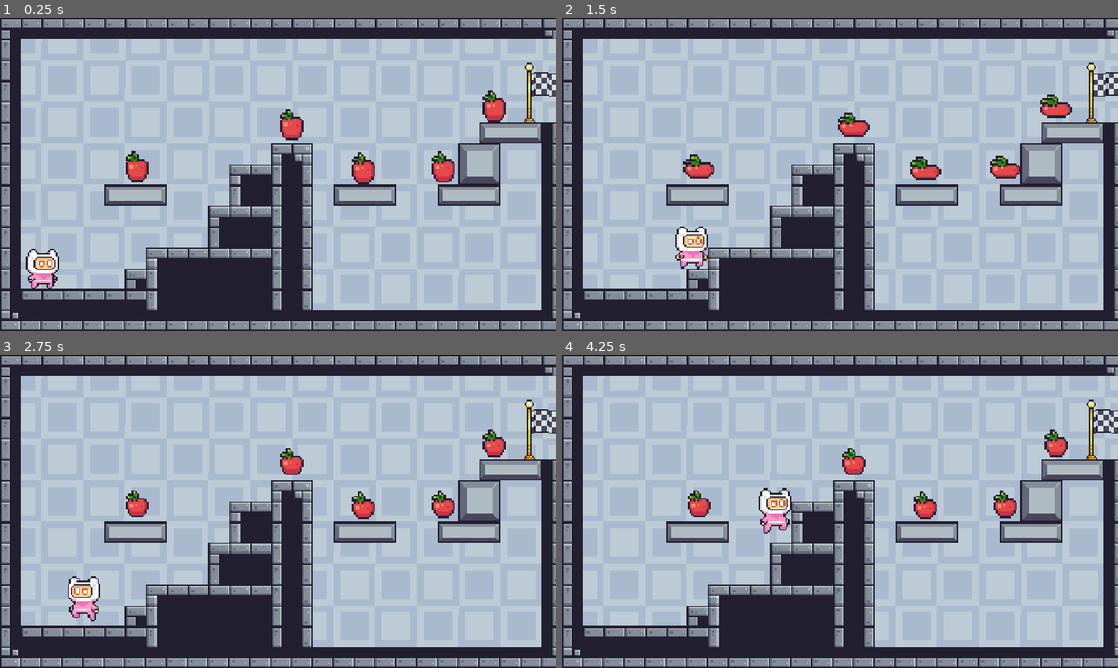
Above: before the commit, frames 1-4 (two rows, left to right).
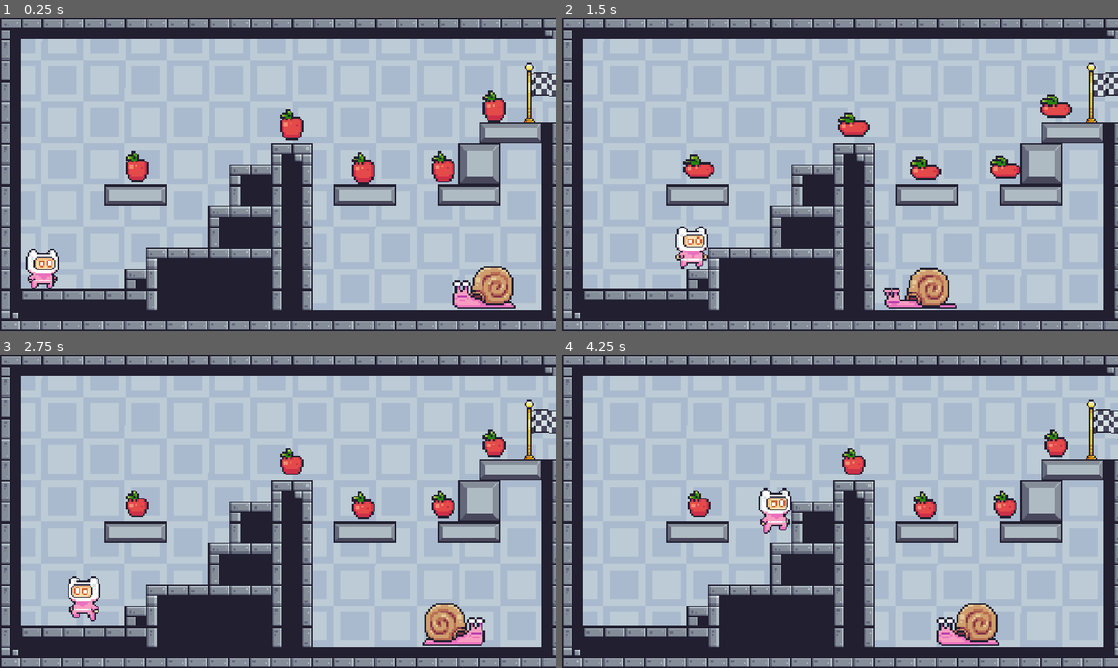
Above: after the commit, the same moments.

Repository: ShadelordV2/Apple-Hunt
Game: Godot game, scene res://scenes/levels/level6.tscn
The game is run twice, just before and just after one commit, with the same random seed, the same clock (stepped at 60 frames per second) and the same inputs. This scene is started directly instead of the project's main scene.
Inputs:
- Up to frame 1 (0.25 s): no input
- Up to frame 2 (1.5 s): hold D (right) from 0.53 s (still down); tap W (jump) at 0.77 s
- Up to frame 3 (2.75 s): tap W (jump) at 1.52 s; release D (right) at 2.03 s; hold A (left) from 2.03 s (still down)
- Up to frame 4 (4.25 s): release A (left) at 2.78 s; hold D (right) from 2.78 s (still down); tap W (jump) at 3.02, 3.77 s

The runs differ from the first frame. In frame 1, 1.2% of the frame differs, in the area x 81-93%, y 79-93%; in frame 2, 1.1%; in frame 3, 1.2%; in frame 4, 1.2%.

Commit message:
bug fix
Fixed a bug where you can soft lock yourself on level 6 and on level 7.

Diff:
--- a/scenes/levels/level6.tscn
+++ b/scenes/levels/level6.tscn
@@ -4,6 +4,7 @@
 [ext_resource type="Texture2D" uid="uid://cebsdhfn4bdjm" path="res://assets/images/tilemap/Terrain (16x16).png" id="2_316ec"]
 [ext_resource type="Texture2D" uid="uid://xip2j3dt14r0" path="res://assets/images/finish/Checkpoint (Flag Idle)(64x64).png" id="3_hctss"]
 [ext_resource type="PackedScene" uid="uid://cev6n13fwic8j" path="res://scenes/apple.tscn" id="5_6x3xw"]
+[ext_resource type="PackedScene" uid="uid://dsxllurmf1gpw" path="res://scenes/snail.tscn" id="6_fngl8"]
 [ext_resource type="PackedScene" uid="uid://vt4xele0ldfg" path="res://scenes/player.tscn" id="6_wrd1n"]
 
 [sub_resource type="TileSetAtlasSource" id="TileSetAtlasSource_rrv0w"]
@@ -439,3 +440,9 @@
 [node name="player" parent="." unique_id=1239286283 instance=ExtResource("6_wrd1n")]
 position = Vector2(32, 187.66666)
 scale = Vector2(1.2, 1.2)
+
+[node name="snails" type="Node2D" parent="." unique_id=524875016]
+
+[node name="snail" parent="snails" unique_id=740155122 instance=ExtResource("6_fngl8")]
+position = Vector2(387.33334, 205.33333)
+scale = Vector2(0.5, 0.5)
--- a/scenes/levels/level7.tscn
+++ b/scenes/levels/level7.tscn
@@ -5,6 +5,7 @@
 [ext_resource type="Texture2D" uid="uid://xip2j3dt14r0" path="res://assets/images/finish/Checkpoint (Flag Idle)(64x64).png" id="3_yu5ka"]
 [ext_resource type="PackedScene" uid="uid://cev6n13fwic8j" path="res://scenes/apple.tscn" id="5_v2r1a"]
 [ext_resource type="PackedScene" uid="uid://vt4xele0ldfg" path="res://scenes/player.tscn" id="6_1gkwy"]
+[ext_resource type="PackedScene" uid="uid://dsxllurmf1gpw" path="res://scenes/snail.tscn" id="6_adc7d"]
 
 [sub_resource type="TileSetAtlasSource" id="TileSetAtlasSource_rrv0w"]
 texture = ExtResource("2_mnr30")
@@ -439,3 +440,9 @@
 [node name="player" parent="." unique_id=1239286283 instance=ExtResource("6_1gkwy")]
 position = Vector2(32, 187.66666)
 scale = Vector2(1.2, 1.2)
+
+[node name="snails" type="Node2D" parent="." unique_id=55142762]
+
+[node name="snail" parent="snails" unique_id=740155122 instance=ExtResource("6_adc7d")]
+position = Vector2(370, 205)
+scale = Vector2(0.5, 0.5)
Not shown, changed: export_presets.cfg
